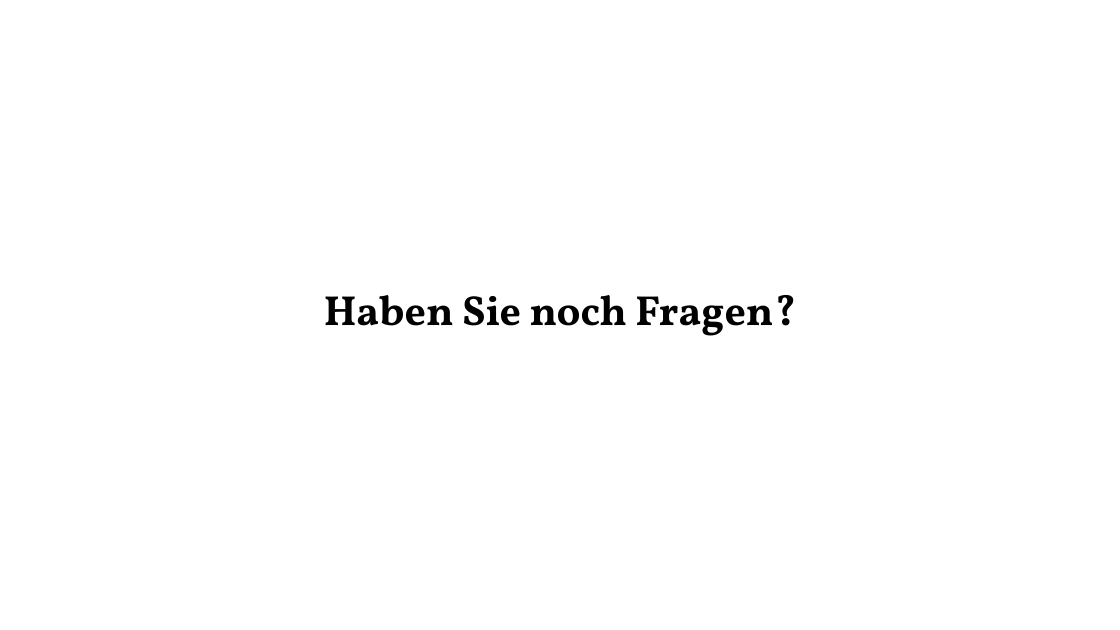
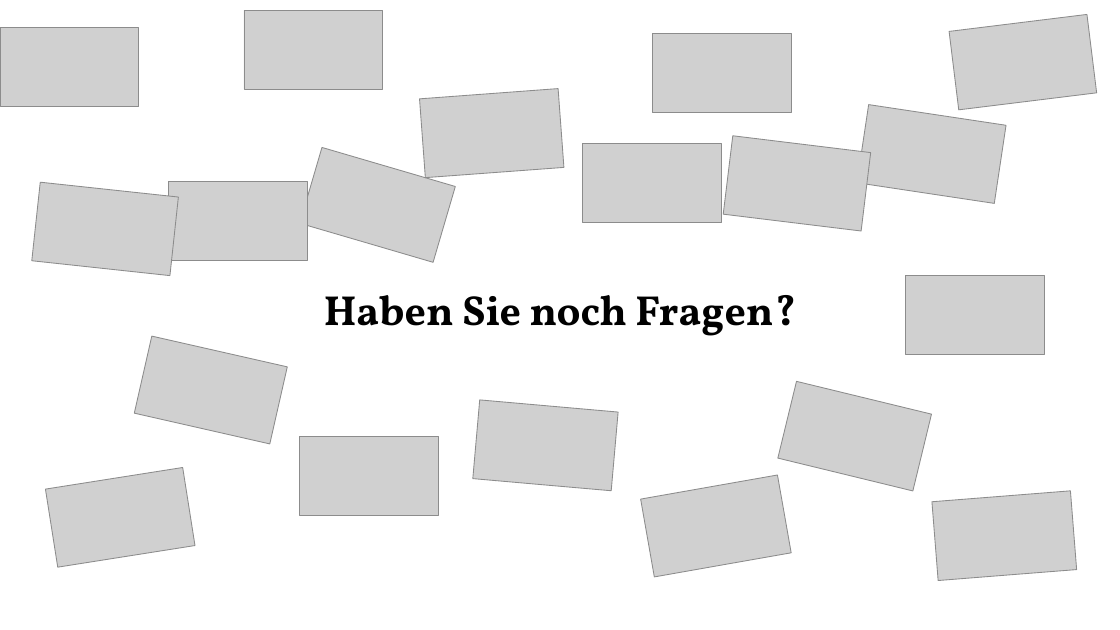
Before and after one commit to zsciaj/BBC-Java-Boomberman, a slide deck: slide 9 of Boomberman/doku/Präsentation_Bomberman_Joey_Nico.pptx (slide 7 before the commit). Drawn at 1120x630 pixels with LibreOffice and Linux fonts; fonts in the diff are those of the drawing; grey boxes stand for pictures. Boxes give left, top, right and bottom in pixels: in the first picture for what was removed or moved away, otherwise in the second. Text is boxed around its words. In the diff, an @@ line names an element or a change of style, - is before the commit and + after.

```diff
--- a/Boomberman/doku/Präsentation_Bomberman_Joey_Nico.pptx
+++ b/Boomberman/doku/Präsentation_Bomberman_Joey_Nico.pptx
@@ picture added at box(0, 28, 139, 107) @@
@@ picture added at box(244, 10, 382, 89) @@
@@ picture added at box(949, 15, 1097, 110) @@
@@ picture added at box(652, 34, 791, 113) @@
@@ picture added at box(420, 89, 564, 178) @@
@@ picture added at box(857, 104, 1006, 203) @@
@@ picture added at box(300, 148, 455, 262) @@
@@ picture added at box(583, 144, 722, 223) @@
@@ picture added at box(723, 136, 871, 231) @@
@@ picture added at box(31, 183, 178, 276) @@
@@ picture added at box(169, 181, 308, 260) @@
@@ picture added at box(906, 276, 1044, 355) @@
@@ picture added at box(134, 336, 287, 444) @@
@@ picture added at box(778, 381, 932, 491) @@
@@ picture added at box(473, 400, 618, 491) @@
@@ picture added at box(300, 436, 439, 515) @@
@@ picture added at box(45, 468, 194, 567) @@
@@ picture added at box(641, 475, 791, 577) @@
@@ picture added at box(932, 491, 1077, 581) @@
```
Also in this commit, not shown: 5 other slides changed, 4 slides added, 2 slides removed.
